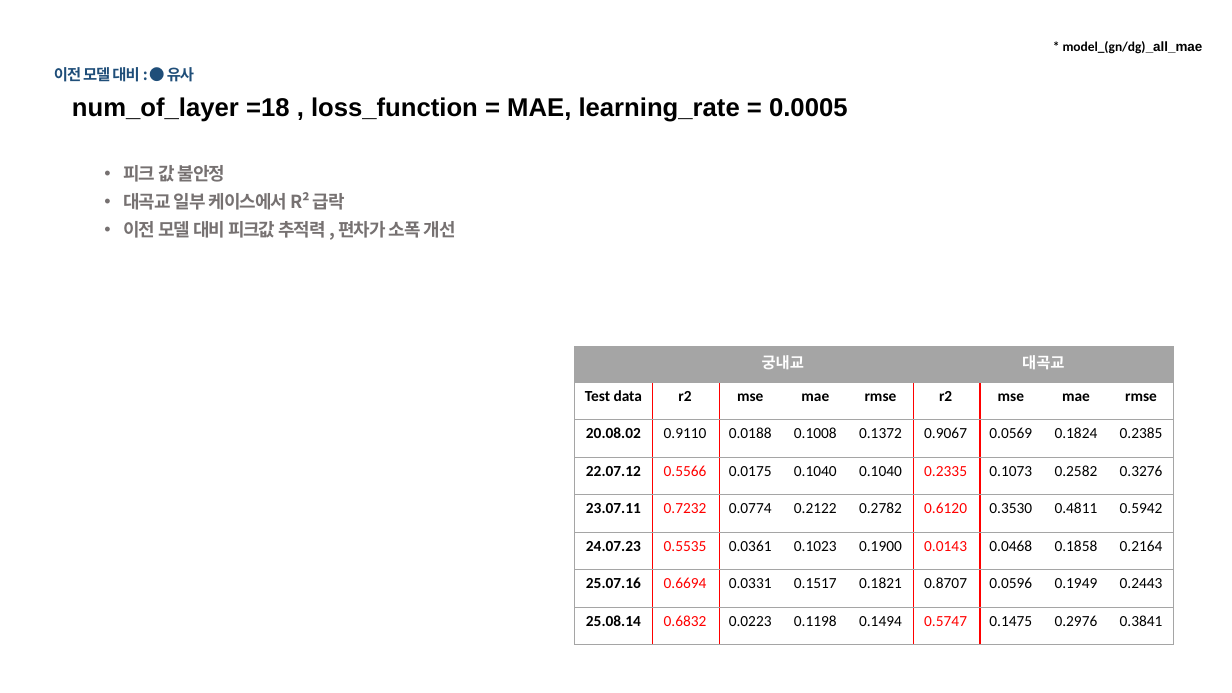
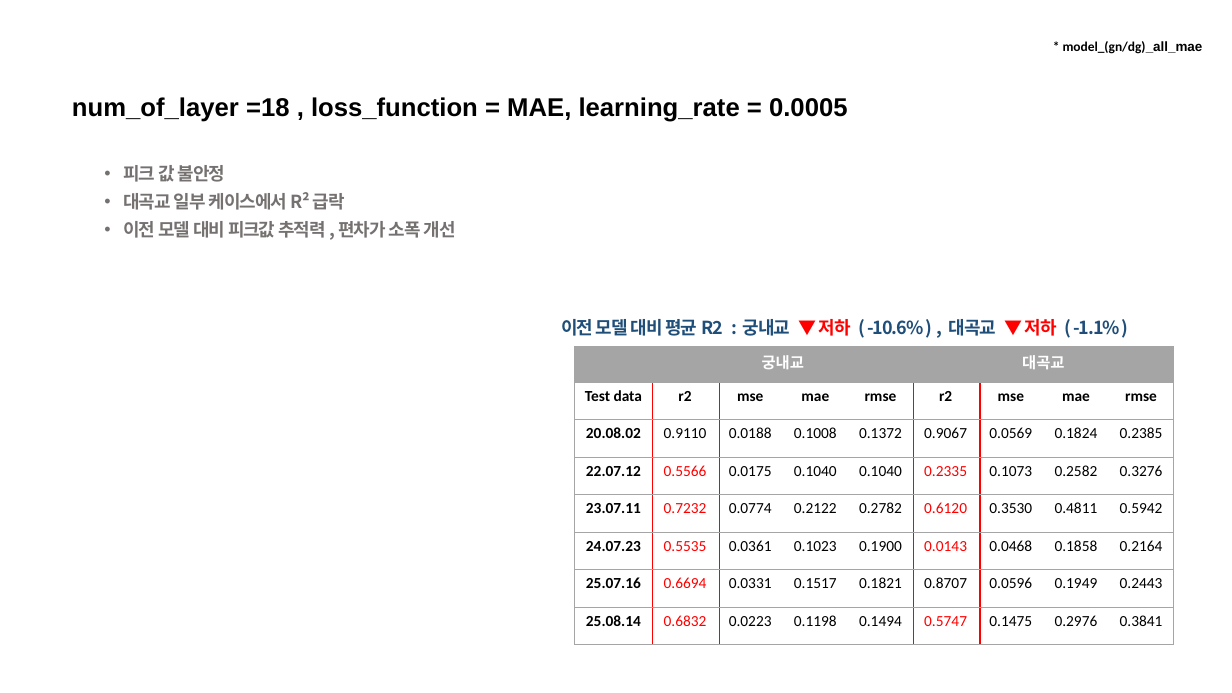
Before and after one commit to JEONGMIN0000/TrainDataCreater_LSTM, a slide deck: slide 7 of ParallelLSTM/result/Parallel LSTM 결과 보고.pptx. Drawn at 1232x693 pixels with LibreOffice and Linux fonts; fonts in the diff are those of the drawing. Boxes give left, top, right and bottom in pixels: in the first picture for what was removed or moved away, otherwise in the second. Text is boxed around its words. In the diff, an @@ line names an element or a change of style, - is before the commit and + after.

```diff
--- a/ParallelLSTM/result/Parallel LSTM 결과 보고.pptx
+++ b/ParallelLSTM/result/Parallel LSTM 결과 보고.pptx
@@ text removed at (54, 67, 194, 82) @@
-이전 모델 대비 : ● 유사
@@ text added at (561, 319, 1120, 336), 14 pt, text #1F4E79, bold @@
+이전 모델 대비 평균 R2 : 궁내교 ▼ 저하 ( -10.6% ) , 대곡교 ▼ 저하 ( -1.1% )
```
Also in this commit, not shown: 19 other slides changed, 1 other file.
